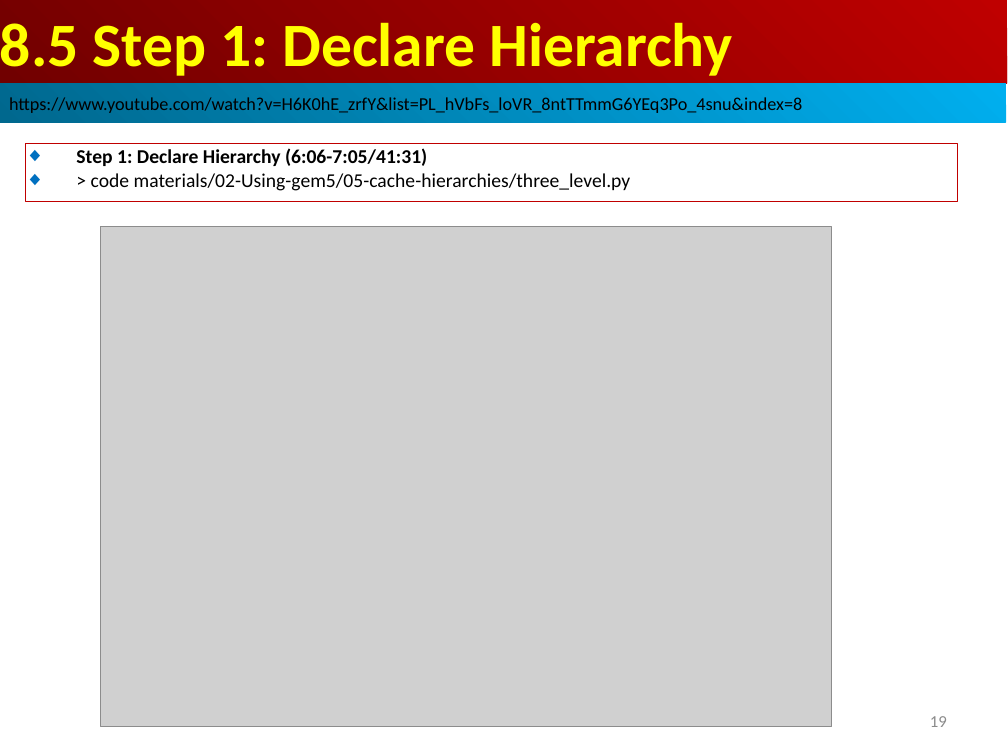
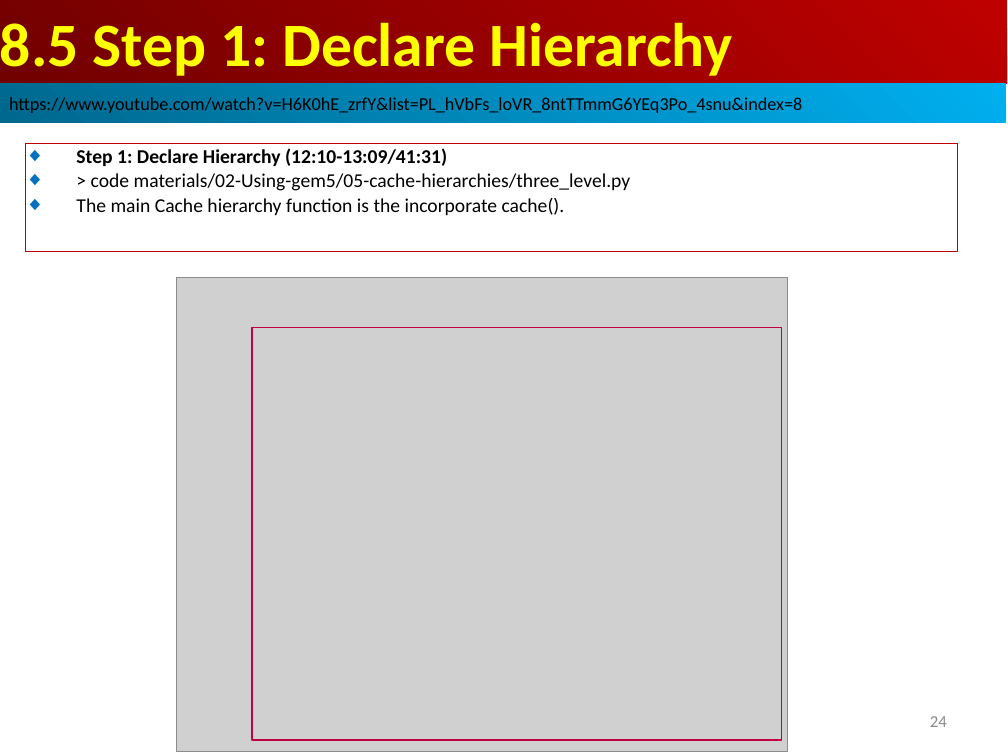
Before and after one commit to peterhchen/AIU_CS850_Gem5_McPAT, a slide deck: slide 24 of 050_Gem5/008.CacheMod/000_Video/008.CacheMod.ppt (slide 19 before the commit). Drawn at 1008x756 pixels with LibreOffice and Linux fonts; fonts in the diff are those of the drawing; grey boxes stand for pictures. Boxes give left, top, right and bottom in pixels: in the first picture for what was removed or moved away, otherwise in the second. Text is boxed around its words. In the diff, an @@ line names an element or a change of style, - is before the commit and + after.

```diff
--- a/050_Gem5/008.CacheMod/000_Video/008.CacheMod.ppt
+++ b/050_Gem5/008.CacheMod/000_Video/008.CacheMod.ppt
@@ rectangle "Step 1: Declare Hierarchy (12:10-13:09/41:31)" resized from (x1=25, y1=143, x2=958, y2=202) to (x1=25, y1=143, x2=958, y2=252) @@
@@ text in rectangle at (x1=76, y1=148, x2=447, y2=166): text changed @@
-◆ Step 1: Declare Hierarchy (6:06-7:05/41:31)
+◆ Step 1: Declare Hierarchy (12:10-13:09/41:31)
@@ text in rectangle at (x1=76, y1=198, x2=565, y2=215): paragraph added @@
+◆ The main Cache hierarchy function is the incorporate cache().
@@ picture resized from (x1=101, y1=227, x2=832, y2=727) to (x1=176, y1=277, x2=788, y2=751) @@
@@ rectangle added at (x1=252, y1=328, x2=781, y2=740), outline #BF0041 0.74 pt @@
@@ page number at (x1=930, y1=716, x2=947, y2=727): text changed @@
-19
+24
```
Also in this commit, not shown: 3 other slides changed, 3 slides added.
